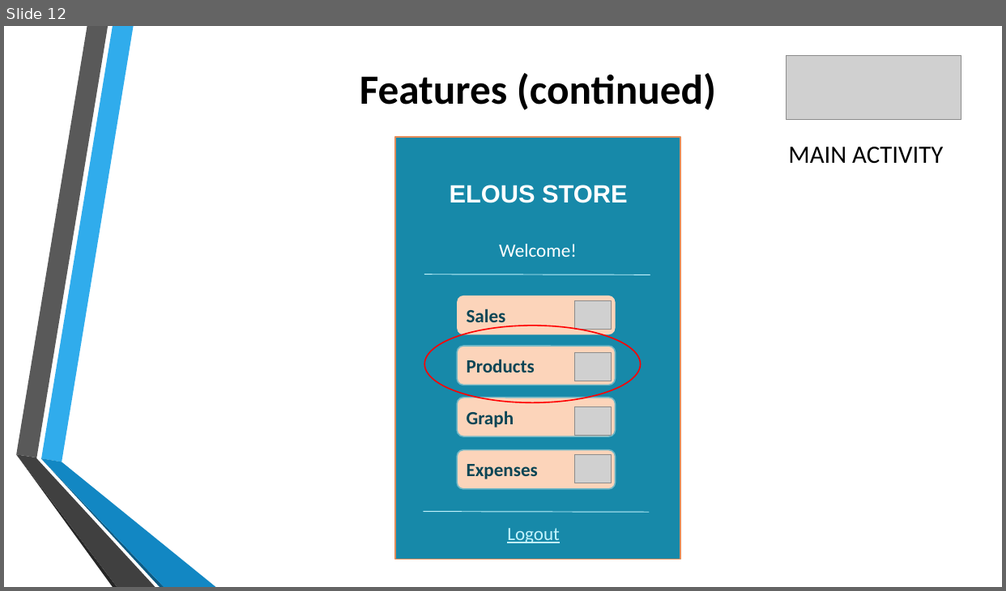
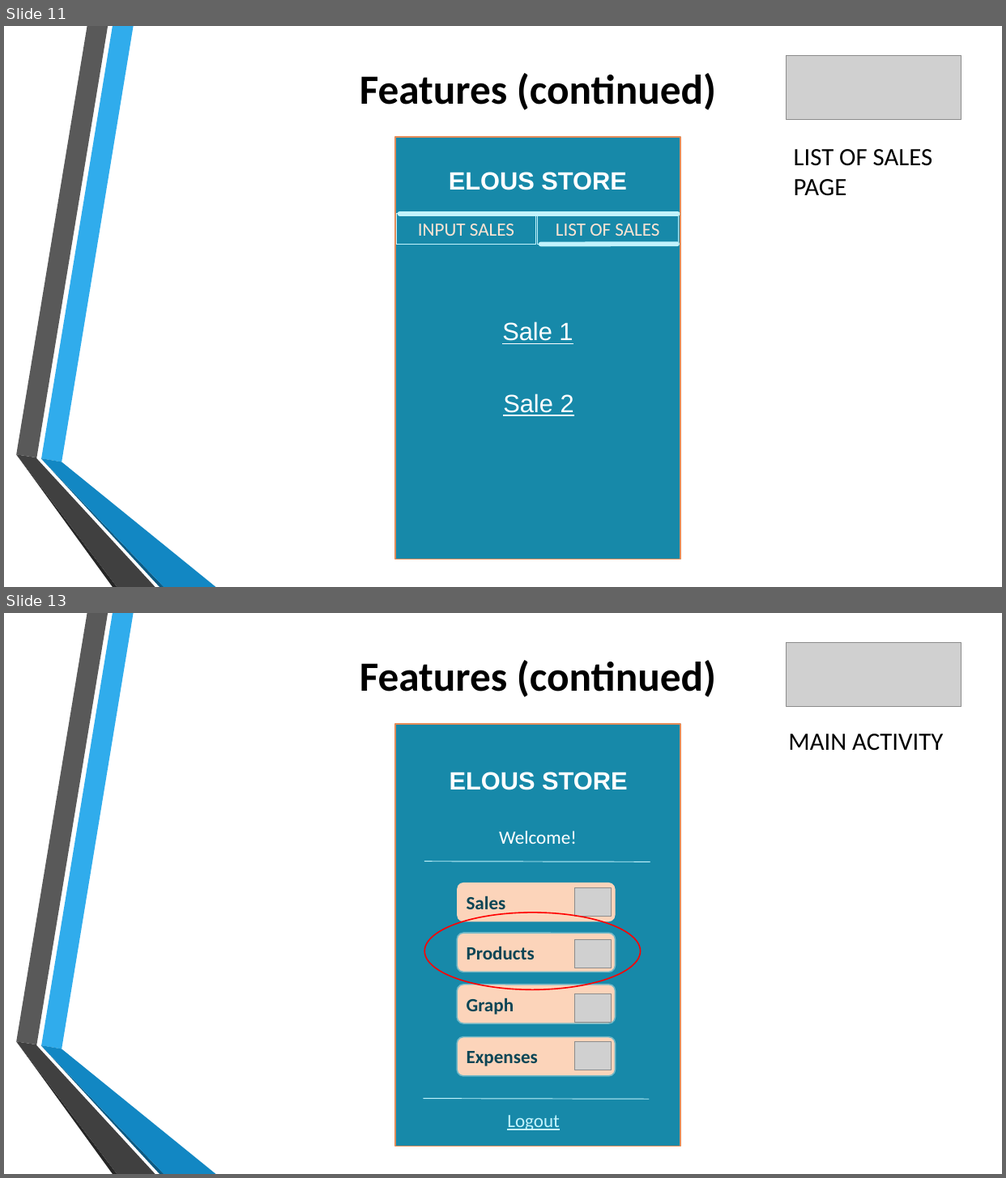
Before and after one commit to jgtadeo/Project--MOBAPPL, a slide deck: Mobile Application.pptx. Shown one above the other, each under a label of ours: slide 12 before the commit, slides 11 and 13 after it; the slides between them are not shown. The pictures are 1006x591 and 1006x1178 pixels, drawn with LibreOffice and Linux fonts; fonts in the diff are those of the drawing; grey boxes stand for pictures; background and template pictures are left out. Boxes give left, top, right and bottom in pixels: in the first picture for what was removed or moved away, otherwise in the second. Text is boxed around its words. In the diff, an @@ line names an element or a change of style, - is before the commit and + after.

```diff
--- a/Mobile Application.pptx
+++ b/Mobile Application.pptx
@@ slide 11 added at (4, 26, 1002, 587), background picture (left out); not listed: 6 template elements that a slide beside it also shows @@
@@ title added at (360, 73, 716, 110), 40 pt, text #000000, bold @@
+Features (continued)
@@ picture added at (786, 56, 961, 120) @@
@@ rectangle added at (394, 137, 681, 560), fill #1789A9, outline #E38C59 1.25 pt @@
@@ text added at (794, 149, 933, 196), 24 pt, text #000000 @@
+LIST OF SALES PAGE
@@ text added at (449, 172, 626, 190), 24 pt, text #FFFFFF, bold @@
+ELOUS STORE
@@ rectangle added at (396, 214, 536, 244), outline #C2F3FD 0.75 pt, 18 pt, text #FDE4D3 @@
+INPUT SALES
@@ line added from (400, 214) to (678, 214), #C2F3FD 4.5 pt @@
@@ rectangle added at (537, 214, 678, 244), outline #C2F3FD 0.75 pt, 18 pt, text #FDE4D3 @@
+LIST OF SALES
@@ line added from (541, 245) to (677, 244), #C2F3FD 4.5 pt @@
@@ text added at (502, 322, 573, 344), 24 pt, text #FFFFFF, underline @@
+Sale 1
@@ text added at (503, 394, 574, 416), 24 pt, text #FFFFFF, underline @@
+Sale 2
@@ what was slide 12 is now slide 13 @@
```
Also in this commit, not shown: 2 slides changed, 1 other slide added.
